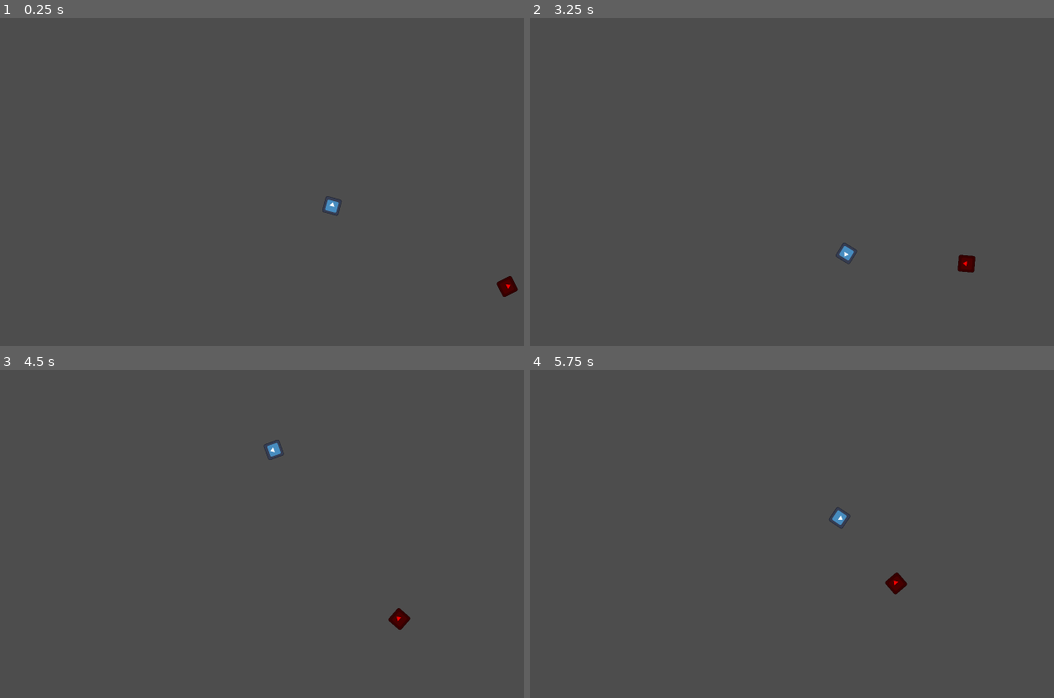
Above: before the commit, frames 1-4 (two rows, left to right).
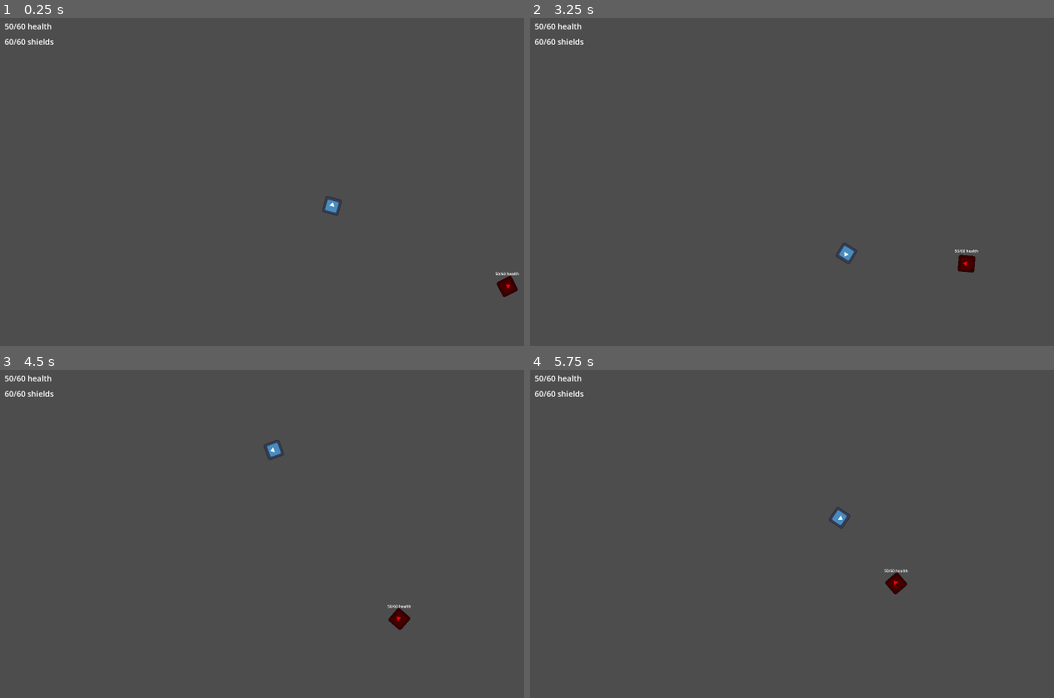
Above: after the commit, the same moments.

Repository: flappybird787/Nova-Pulse
Game: Godot game, scene res://scenes/test_scene.tscn
Two runs of this game, one before a commit and one after it. Both use one fixed random seed, a clock stepped at 60 frames per second and the inputs below. The engine's default icon, where the game draws it, is replaced by a stand-in: a white triangle on a blue panel in a dark square.
Inputs (mouse positions are in pixels of both pictures, inside the frame that each line leads up to):
- Up to frame 1 (0.25 s): no input
- Up to frame 2 (3.25 s): tap Enter at 0.5 s; move the mouse to (1006, 185) at 0.52 s; hold D (move_right) 0.53-1.28 s; move the mouse to (729, 224) at 1.27 s; hold A (move_left) 1.28-2.03 s; move the mouse to (928, 122) at 2.02 s; hold D (move_right) 2.03-2.78 s; move the mouse to (828, 280) at 2.77 s; hold W (move_up) from 2.78 s (still down)
- Up to frame 3 (4.5 s): move the mouse to (outside the picture) at 3.52 s; release W (move_up) at 3.53 s; hold A (move_left) from 3.53 s (still down); move the mouse to (131, 501) at 4.27 s
- Up to frame 4 (5.75 s): keep holding A (move_left); move the mouse to (896, 556) at 5.02 s

The runs differ from the first frame. In frame 1, 0.2% of the frame differs, in the area x 0-100%, y 1-79%; in frame 2, 0.2%; in frame 3, 0.2%, in the area x 0-79%, y 1-73%; in frame 4, 0.2%.

Commit message:
added health labels to enemy and player

Diff:
--- a/prefabs/enemy_ship_base.tscn
+++ b/prefabs/enemy_ship_base.tscn
@@ -1,10 +1,11 @@
 [gd_scene format=3 uid="uid://c73jwn315phf8"]
 
 [ext_resource type="Texture2D" uid="uid://biu7rr500qbyl" path="res://assets/icon.svg" id="1_k5pqm"]
-[ext_resource type="Script" uid="uid://ct2r43bt8hjni" path="res://scripts/ship_data_component.gd" id="2_lxkpm"]
-[ext_resource type="Script" uid="uid://1xb3hjxq8u07" path="res://scripts/map_edge_overflow_component.gd" id="3_i12am"]
+[ext_resource type="Script" uid="uid://ct2r43bt8hjni" path="res://scripts/components/ship_data_component.gd" id="2_lxkpm"]
+[ext_resource type="Script" uid="uid://1xb3hjxq8u07" path="res://scripts/components/map_edge_overflow_component.gd" id="3_i12am"]
 [ext_resource type="Script" uid="uid://byfkxe3bur7me" path="res://scripts/state_machine_manager.gd" id="4_lxkpm"]
 [ext_resource type="Script" uid="uid://bek72p5pasbro" path="res://scripts/states/attacking_state.gd" id="5_i12am"]
+[ext_resource type="Script" uid="uid://c4mljycdd8vir" path="res://scripts/components/health_component.gd" id="6_l0son"]
 
 [sub_resource type="RectangleShape2D" id="RectangleShape2D_l0son"]
 size = Vector2(128, 128)
@@ -31,6 +32,27 @@
 script = ExtResource("2_lxkpm")
 ship_speed = 300.0
 ship_agility = 2
+
+[node name="PlayerHealthLabelPivot" type="Control" parent="." unique_id=1286020171]
+layout_mode = 3
+anchors_preset = 0
+offset_right = 40.0
+offset_bottom = 40.0
+
+[node name="PlayerHealthLabel" type="Label" parent="PlayerHealthLabelPivot" unique_id=1438954244]
+layout_mode = 1
+anchors_preset = -1
+anchor_left = 0.008
+anchor_top = 0.010000001
+anchor_right = 0.008
+anchor_bottom = 0.010000001
+offset_left = -97.32
+offset_top = -119.399994
+offset_right = 95.680016
+offset_bottom = -76.4
+theme_override_font_sizes/font_size = 30
+text = "test"
+horizontal_alignment = 1
 
 [node name="MapEdgeOverflowComponent" type="Node" parent="." unique_id=1781027639 node_paths=PackedStringArray("ship_body")]
 script = ExtResource("3_i12am")
@@ -70,6 +92,17 @@
 [node name="CollisionShape2D" type="CollisionShape2D" parent="AttackRange" unique_id=1523542974]
 shape = SubResource("CircleShape2D_i12am")
 
+[node name="CanvasLayer" type="CanvasLayer" parent="." unique_id=1717269673]
+
+[node name="HealthComponent" type="Node" parent="." unique_id=1245034984 node_paths=PackedStringArray("shield_label", "health_label", "health_label_pivot")]
+script = ExtResource("6_l0son")
+health = 50
+max_health = 60
+shield_label = NodePath("")
+health_label = NodePath("../PlayerHealthLabelPivot/PlayerHealthLabel")
+health_label_pivot = NodePath("../PlayerHealthLabelPivot")
+handle_label_transforms = true
+
 [connection signal="area_entered" from="MapEdgeOverflowAreaX" to="MapEdgeOverflowComponent" method="on_map_edge_overlap_x"]
 [connection signal="area_entered" from="MapEdgeOverflowAreaY" to="MapEdgeOverflowComponent" method="on_map_edge_overlap_y"]
 [connection signal="body_entered" from="AttackRange" to="StateMachineManager/AttackingState" method="_on_attack_range_body_entered"]
--- a/prefabs/player_ship.tscn
+++ b/prefabs/player_ship.tscn
@@ -1,9 +1,11 @@
 [gd_scene format=3 uid="uid://b070e13xnndif"]
 
 [ext_resource type="Texture2D" uid="uid://biu7rr500qbyl" path="res://assets/icon.svg" id="1_ons34"]
-[ext_resource type="Script" uid="uid://c48p3t8du48vm" path="res://scripts/player_ship_controller_component.gd" id="2_iwps3"]
-[ext_resource type="Script" uid="uid://ct2r43bt8hjni" path="res://scripts/ship_data_component.gd" id="3_fto5i"]
-[ext_resource type="Script" uid="uid://1xb3hjxq8u07" path="res://scripts/map_edge_overflow_component.gd" id="4_iwps3"]
+[ext_resource type="Script" uid="uid://lshpwtol7dpf" path="res://scripts/player_ship.gd" id="1_yfrvl"]
+[ext_resource type="Script" uid="uid://c48p3t8du48vm" path="res://scripts/components/player_ship_controller_component.gd" id="2_iwps3"]
+[ext_resource type="Script" uid="uid://ct2r43bt8hjni" path="res://scripts/components/ship_data_component.gd" id="3_fto5i"]
+[ext_resource type="Script" uid="uid://1xb3hjxq8u07" path="res://scripts/components/map_edge_overflow_component.gd" id="4_iwps3"]
+[ext_resource type="Script" uid="uid://c4mljycdd8vir" path="res://scripts/components/health_component.gd" id="5_fto5i"]
 
 [sub_resource type="RectangleShape2D" id="RectangleShape2D_yfrvl"]
 size = Vector2(128, 128)
@@ -14,6 +16,7 @@
 [node name="PlayerShip" type="CharacterBody2D" unique_id=1089880255]
 collision_layer = 70
 collision_mask = 6
+script = ExtResource("1_yfrvl")
 
 [node name="Sprite2D" type="Sprite2D" parent="." unique_id=1036919982]
 rotation = 1.5707964
@@ -36,6 +39,15 @@
 script = ExtResource("4_iwps3")
 ship_body = NodePath("..")
 
+[node name="HealthComponent" type="Node" parent="." unique_id=2028290838 node_paths=PackedStringArray("shield_label", "health_label")]
+script = ExtResource("5_fto5i")
+health = 50
+max_health = 60
+shields = 60
+max_shields = 60
+shield_label = NodePath("../CanvasLayer/PlayerShieldLabel")
+health_label = NodePath("../CanvasLayer/PlayerHealthLabel")
+
 [node name="MapEdgeOverflowAreaX" type="Area2D" parent="." unique_id=1097239885]
 collision_layer = 0
 collision_mask = 8
@@ -52,5 +64,33 @@
 position = Vector2(0.5, 0)
 shape = SubResource("RectangleShape2D_fto5i")
 
+[node name="CanvasLayer" type="CanvasLayer" parent="." unique_id=1128474250]
+
+[node name="PlayerHealthLabel" type="Label" parent="CanvasLayer" unique_id=319445835]
+anchors_preset = -1
+anchor_left = 0.008
+anchor_top = 0.010000001
+anchor_right = 0.008
+anchor_bottom = 0.010000001
+offset_left = 0.51999855
+offset_top = -0.40000057
+offset_right = 193.52
+offset_bottom = 42.6
+theme_override_font_sizes/font_size = 30
+text = "test"
+
+[node name="PlayerShieldLabel" type="Label" parent="CanvasLayer" unique_id=261185609]
+anchors_preset = -1
+anchor_left = 0.008
+anchor_top = 0.041
+anchor_right = 0.008
+anchor_bottom = 0.041
+offset_left = 0.51999855
+offset_top = 13.959999
+offset_right = 193.52
+offset_bottom = 56.96
+theme_override_font_sizes/font_size = 30
+text = "test"
+
 [connection signal="area_entered" from="MapEdgeOverflowAreaX" to="MapEdgeOverflowComponent" method="on_map_edge_overlap_x"]
 [connection signal="area_entered" from="MapEdgeOverflowAreaY" to="MapEdgeOverflowComponent" method="on_map_edge_overlap_y"]
--- /dev/null
+++ b/scripts/components/health_component.gd
@@ -0,0 +1,34 @@
+extends Node
+class_name HealthComponent
+
+@export var health : int
+
+@export var max_health : int
+
+@export var shields : int
+
+@export var max_shields : int
+
+@export_group("labels")
+
+@export var shield_label : Label
+
+@export var health_label : Label
+
+@export var health_label_pivot : Control
+
+## handles the transform of a label, such as a health bar floating above an enemy
+@export var handle_label_transforms = false
+
+
+func _process(delta: float) -> void:
+	if max_shields != 0:
+		shield_label.text = str(shields, "/", max_shields, " shields")
+
+	health_label.text = str(health, "/", max_health, " health")
+
+	if handle_label_transforms:
+		handle_label_gui()
+
+func handle_label_gui():
+	health_label_pivot.rotation = -get_parent().rotation
--- /dev/null
+++ b/scripts/player_ship.gd
@@ -0,0 +1 @@
+extends CharacterBody2D
Not shown, added: scripts/components/health_component.gd.uid
Renamed: scripts/map_edge_overflow_component.gd -> scripts/components/map_edge_overflow_component.gd
Renamed: scripts/map_edge_overflow_component.gd.uid -> scripts/components/map_edge_overflow_component.gd.uid
Renamed: scripts/player_ship_controller_component.gd -> scripts/components/player_ship_controller_component.gd
Renamed: scripts/player_ship_controller_component.gd.uid -> scripts/components/player_ship_controller_component.gd.uid
Renamed: scripts/ship_data_component.gd -> scripts/components/ship_data_component.gd
Renamed: scripts/ship_data_component.gd.uid -> scripts/components/ship_data_component.gd.uid
Not shown, added: scripts/player_ship.gd.uid
